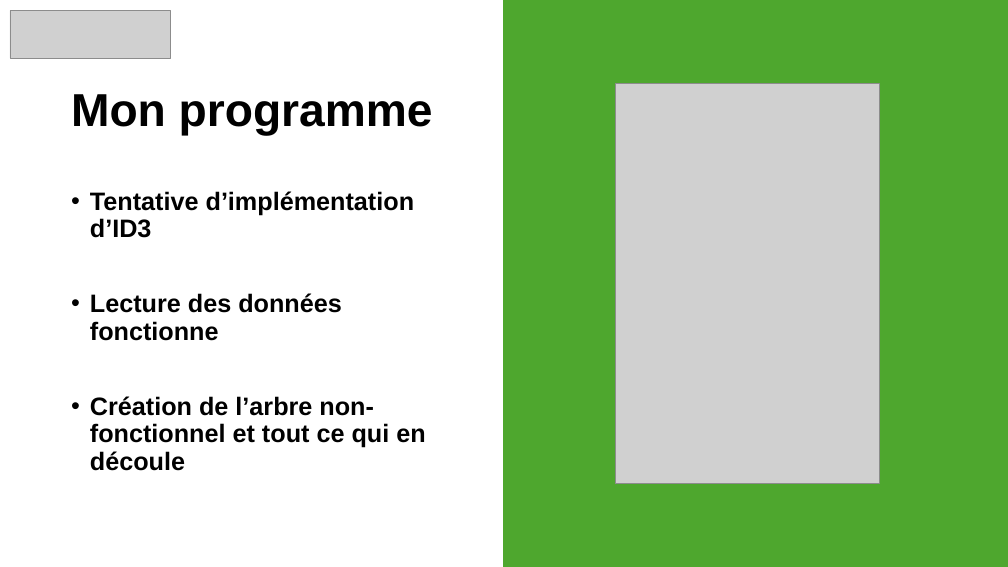
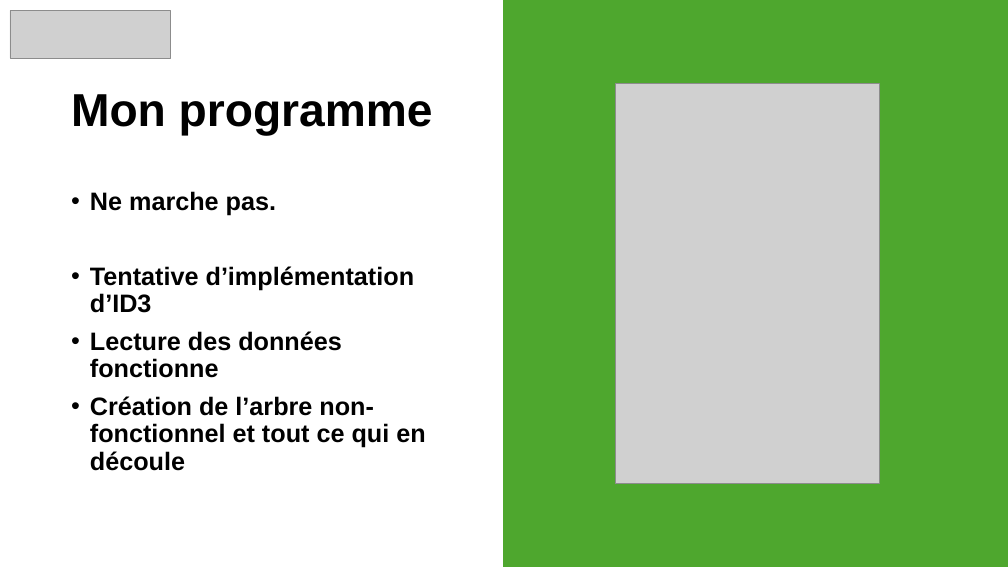
Before and after one commit to snonow/PROJ631-Arbres_de_decision, a slide deck: slide 6 of Presentation-Proj631 - Arbre_de_Décision.pptx. Drawn at 1008x567 pixels with LibreOffice and Linux fonts; fonts in the diff are those of the drawing; grey boxes stand for pictures. Boxes give left, top, right and bottom in pixels: in the first picture for what was removed or moved away, otherwise in the second. Text is boxed around its words. In the diff, an @@ line names an element or a change of style, - is before the commit and + after.

```diff
--- a/Presentation-Proj631 - Arbre_de_Décision.pptx
+++ b/Presentation-Proj631 - Arbre_de_Décision.pptx
@@ text at [90, 191, 276, 216]: paragraph added @@
+• Ne marche pas.
```
Also in this commit, not shown: 1 other slide changed, 1 other file.
